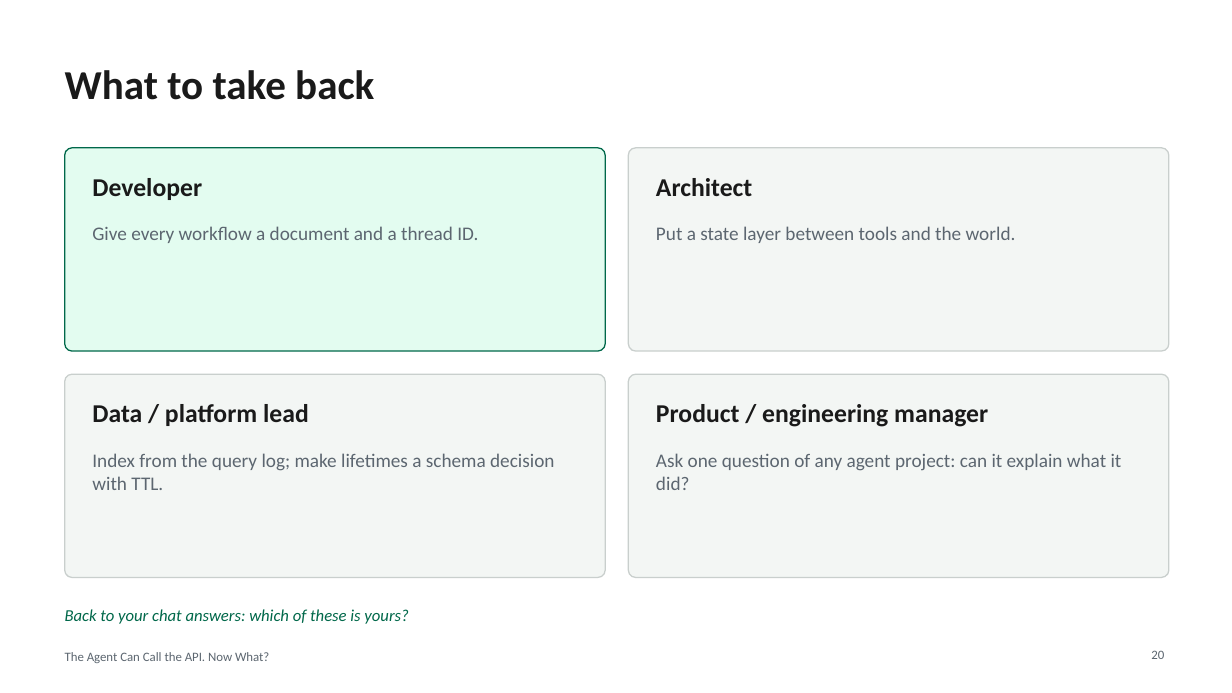
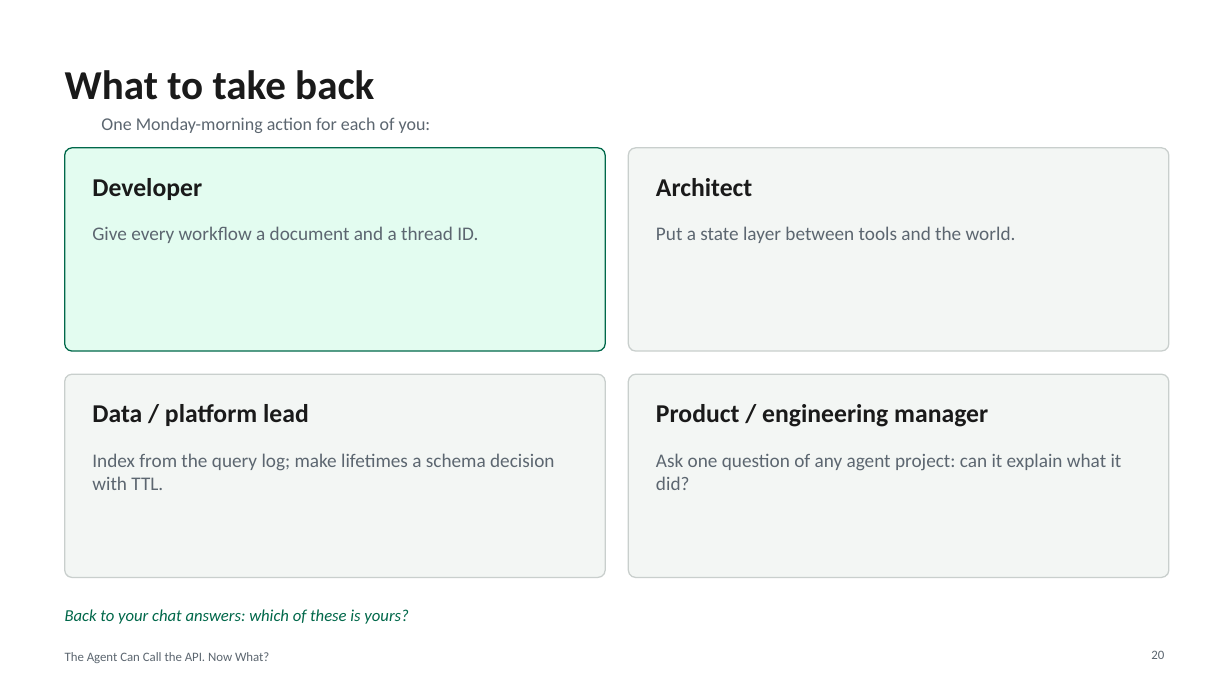
Before and after one commit to eoinjordan/what-should-a-local-agent-remember, a slide deck: slide 20 of slides/what-should-a-local-agent-remember.pptx. Drawn at 1232x693 pixels with LibreOffice and Linux fonts; fonts in the diff are those of the drawing. Boxes give left, top, right and bottom in pixels: in the first picture for what was removed or moved away, otherwise in the second. Text is boxed around its words. In the diff, an @@ line names an element or a change of style, - is before the commit and + after.

```diff
--- a/slides/what-should-a-local-agent-remember.pptx
+++ b/slides/what-should-a-local-agent-remember.pptx
@@ text added at [101,117,431,133], 14 pt, text #5C6670 @@
+One Monday-morning action for each of you:
```
Also in this commit, not shown: 4 other slides changed, 2 other files.
